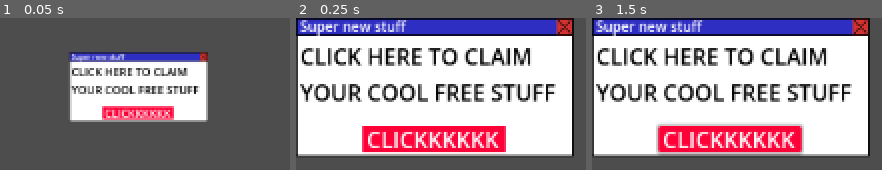
Above: before the commit, frames 1-3 (left to right).
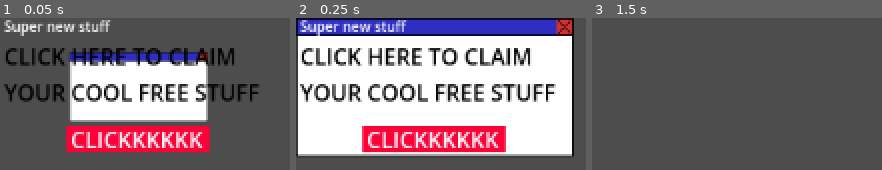
Above: after the commit, the same moments.

Repository: probakilla/SupeSoja
Game: Godot game, scene res://scenes/popup/popup_1.tscn
Same seed, same stepped clock (60 frames per second), same inputs: the game is played once before the commit and once after it. This scene is started directly instead of the project's main scene.
Inputs (mouse positions are in pixels of both pictures, inside the frame that each line leads up to):
- Up to frame 1 (0.05 s): no input
- Up to frame 2 (0.25 s): no input
- Up to frame 3 (1.5 s): click (731, 139) at 0.5 s; click (731, 139) at 1.27 s

The runs differ from the first frame. In frame 1, 24% of the frame differs, in the area x 1-89%, y 1-89%; in frame 2, nothing differs; in frame 3, 84%, in the area x 0-96%, y 0-91%.

Commit message:
ADding screen shake

Diff:
--- /dev/null
+++ b/scenes/popup/camera.tscn
@@ -0,0 +1,54 @@
+[gd_scene load_steps=5 format=3 uid="uid://dqheh86xe4g68"]
+
+[ext_resource type="PackedScene" uid="uid://cmhi4hcjvd5o6" path="res://scenes/popup/popup_screen.tscn" id="1_u5kg4"]
+
+[sub_resource type="Animation" id="Animation_diie0"]
+length = 0.001
+tracks/0/type = "value"
+tracks/0/imported = false
+tracks/0/enabled = true
+tracks/0/path = NodePath("CameraAnimation/Camera2D:position")
+tracks/0/interp = 1
+tracks/0/loop_wrap = true
+tracks/0/keys = {
+"times": PackedFloat32Array(0),
+"transitions": PackedFloat32Array(1),
+"update": 0,
+"values": [Vector2(576, 323)]
+}
+
+[sub_resource type="Animation" id="Animation_u5kg4"]
+resource_name = "screen_shake"
+length = 0.5
+tracks/0/type = "value"
+tracks/0/imported = false
+tracks/0/enabled = true
+tracks/0/path = NodePath("CameraAnimation/Camera2D:position")
+tracks/0/interp = 1
+tracks/0/loop_wrap = true
+tracks/0/keys = {
+"times": PackedFloat32Array(0, 0.1, 0.2, 0.3, 0.4, 0.5),
+"transitions": PackedFloat32Array(1, 1, 1, 1, 1, 1),
+"update": 0,
+"values": [Vector2(576, 323), Vector2(595, 312), Vector2(557, 347), Vector2(588, 333), Vector2(591, 309), Vector2(576, 323)]
+}
+
+[sub_resource type="AnimationLibrary" id="AnimationLibrary_qqjab"]
+_data = {
+&"RESET": SubResource("Animation_diie0"),
+&"screen_shake": SubResource("Animation_u5kg4")
+}
+
+[node name="Camera" type="Node2D"]
+position = Vector2(576, 323)
+
+[node name="CameraAnimation" type="AnimationPlayer" parent="."]
+libraries = {
+&"": SubResource("AnimationLibrary_qqjab")
+}
+speed_scale = 4.0
+
+[node name="Camera2D" type="Camera2D" parent="CameraAnimation"]
+position = Vector2(576, 323)
+
+[node name="PopupScreen" parent="." instance=ExtResource("1_u5kg4")]
--- a/scenes/popup/popup_1.tscn
+++ b/scenes/popup/popup_1.tscn
@@ -1,7 +1,9 @@
-[gd_scene load_steps=6 format=3 uid="uid://chwvegeuayqnf"]
+[gd_scene load_steps=10 format=3 uid="uid://chwvegeuayqnf"]
 
 [ext_resource type="Script" uid="uid://b0h3pklmjhwy2" path="res://scripts/popup/popup.gd" id="1_2eskn"]
 [ext_resource type="Texture2D" uid="uid://7f6rhv7qek66" path="res://assets/images/popup/popup_template.png" id="2_cv86x"]
+[ext_resource type="Script" uid="uid://7r7c5lthtg6k" path="res://scripts/popup/close_btn.gd" id="3_lva56"]
+[ext_resource type="Script" uid="uid://ojcd3hlkjd3c" path="res://scripts/popup/accept_btn.gd" id="4_7cpf1"]
 
 [sub_resource type="Animation" id="Animation_cv86x"]
 resource_name = "pop"
@@ -9,7 +11,7 @@
 tracks/0/type = "value"
 tracks/0/imported = false
 tracks/0/enabled = true
-tracks/0/path = NodePath("AnimationPlayer/PopupTemplate:scale")
+tracks/0/path = NodePath("AnimationPlayer/Area2D/PopupTemplate:scale")
 tracks/0/interp = 1
 tracks/0/loop_wrap = true
 tracks/0/keys = {
@@ -24,7 +26,7 @@
 tracks/0/type = "value"
 tracks/0/imported = false
 tracks/0/enabled = true
-tracks/0/path = NodePath("AnimationPlayer/PopupTemplate:scale")
+tracks/0/path = NodePath("AnimationPlayer/Area2D/PopupTemplate:scale")
 tracks/0/interp = 1
 tracks/0/loop_wrap = true
 tracks/0/keys = {
@@ -40,6 +42,11 @@
 &"pop": SubResource("Animation_cv86x")
 }
 
+[sub_resource type="Theme" id="Theme_7cpf1"]
+
+[sub_resource type="RectangleShape2D" id="RectangleShape2D_7cpf1"]
+size = Vector2(198.5, 99)
+
 [node name="Popup1" type="Node2D"]
 script = ExtResource("1_2eskn")
 
@@ -49,42 +56,65 @@
 }
 autoplay = "pop"
 
-[node name="PopupTemplate" type="Sprite2D" parent="AnimationPlayer"]
+[node name="Area2D" type="Area2D" parent="AnimationPlayer"]
+
+[node name="Button" type="Button" parent="AnimationPlayer/Area2D"]
+modulate = Color(1, 1, 1, 0)
+self_modulate = Color(1, 1, 1, 0)
+offset_right = 8.0
+offset_bottom = 8.0
+scale = Vector2(24.883957, 12.358651)
+theme = SubResource("Theme_7cpf1")
+theme_override_colors/font_color = Color(0.88, 0.88, 0.88, 0)
+theme_override_colors/font_focus_color = Color(0.95, 0.95, 0.95, 0)
+theme_override_colors/font_pressed_color = Color(1, 1, 1, 0)
+theme_override_colors/font_hover_color = Color(0.95, 0.95, 0.95, 0)
+theme_override_colors/font_hover_pressed_color = Color(1, 1, 1, 0)
+theme_override_colors/font_disabled_color = Color(0.88, 0.88, 0.88, 0)
+theme_override_colors/font_outline_color = Color(0, 0, 0, 0)
+theme_override_colors/icon_normal_color = Color(1, 1, 1, 0)
+theme_override_colors/icon_focus_color = Color(1, 1, 1, 0)
+theme_override_colors/icon_pressed_color = Color(1, 1, 1, 0)
+theme_override_colors/icon_hover_color = Color(1, 1, 1, 0)
+theme_override_colors/icon_hover_pressed_color = Color(1, 1, 1, 0)
+theme_override_colors/icon_disabled_color = Color(1, 1, 1, 0)
+
+[node name="PopupTemplate" type="Sprite2D" parent="AnimationPlayer/Area2D"]
 position = Vector2(100, 50)
 texture = ExtResource("2_cv86x")
 
-[node name="CloseBtn" type="Button" parent="AnimationPlayer/PopupTemplate"]
-offset_left = 87.0
-offset_top = -50.0
-offset_right = 100.0
-offset_bottom = -37.0
+[node name="CloseBtn" type="Button" parent="AnimationPlayer/Area2D"]
+offset_left = 187.0
+offset_right = 200.0
+offset_bottom = 13.0
 flat = true
+script = ExtResource("3_lva56")
 
-[node name="Label" type="Label" parent="AnimationPlayer/PopupTemplate"]
-offset_left = -97.0
-offset_top = -51.0
-offset_right = 91.0
-offset_bottom = -28.0
+[node name="Label" type="Label" parent="AnimationPlayer/Area2D"]
+offset_left = 3.0
+offset_top = -1.0
+offset_right = 191.0
+offset_bottom = 22.0
 theme_override_font_sizes/font_size = 10
 text = "Super new stuff"
 
-[node name="Label2" type="Label" parent="AnimationPlayer/PopupTemplate"]
-offset_left = -97.0
-offset_top = -34.0
-offset_right = 97.0
-offset_bottom = 18.0
+[node name="Label2" type="Label" parent="AnimationPlayer/Area2D"]
+offset_left = 3.0
+offset_top = 16.0
+offset_right = 197.0
+offset_bottom = 68.0
 theme_override_colors/font_color = Color(0, 0, 0, 1)
 text = "CLICK HERE TO CLAIM
 YOUR COOL FREE STUFF"
 
-[node name="ColorRect" type="ColorRect" parent="AnimationPlayer/PopupTemplate"]
-offset_left = -52.0
-offset_top = 28.0
-offset_right = 51.0
-offset_bottom = 47.0
+[node name="ColorRect" type="ColorRect" parent="AnimationPlayer/Area2D"]
+offset_left = 48.0
+offset_top = 78.0
+offset_right = 151.0
+offset_bottom = 97.0
 color = Color(0.99338144, 0, 0.21701092, 1)
 
-[node name="Label" type="Label" parent="AnimationPlayer/PopupTemplate/ColorRect"]
+[node name="Label" type="Label" parent="AnimationPlayer/Area2D/ColorRect"]
 layout_mode = 0
 offset_left = 3.0
 offset_top = -2.0
@@ -92,9 +122,14 @@
 offset_bottom = 21.0
 text = "CLICKKKKKK"
 
-[node name="AcceptBtn" type="Button" parent="AnimationPlayer/PopupTemplate"]
-offset_left = -52.0
-offset_top = 28.0
-offset_right = 51.0
-offset_bottom = 47.0
+[node name="AcceptBtn" type="Button" parent="AnimationPlayer/Area2D"]
+offset_left = 48.0
+offset_top = 78.0
+offset_right = 151.0
+offset_bottom = 97.0
 flat = true
+script = ExtResource("4_7cpf1")
+
+[node name="CollisionShape2D" type="CollisionShape2D" parent="AnimationPlayer/Area2D"]
+position = Vector2(99.75, 49.5)
+shape = SubResource("RectangleShape2D_7cpf1")
--- a/scenes/popup/popup_screen.tscn
+++ b/scenes/popup/popup_screen.tscn
@@ -1,12 +1,52 @@
-[gd_scene load_steps=3 format=3 uid="uid://cmhi4hcjvd5o6"]
+[gd_scene load_steps=5 format=3 uid="uid://cmhi4hcjvd5o6"]
 
 [ext_resource type="Script" uid="uid://ddl4l1xk6fla4" path="res://scripts/popup/popup_screen.gd" id="1_8w862"]
-[ext_resource type="Texture2D" uid="uid://bat1jkfy182m4" path="res://assets/images/popup/browser_screen_tmp.png" id="1_gl3ya"]
+
+[sub_resource type="Animation" id="Animation_gl3ya"]
+resource_name = "shake"
+loop_mode = 1
+tracks/0/type = "value"
+tracks/0/imported = false
+tracks/0/enabled = true
+tracks/0/path = NodePath("AnimationPlayer/PopupArea:position")
+tracks/0/interp = 1
+tracks/0/loop_wrap = true
+tracks/0/keys = {
+"times": PackedFloat32Array(0, 0.099999994, 0.2, 0.3, 0.4, 0.5, 0.6, 0.7, 0.8, 0.9, 1),
+"transitions": PackedFloat32Array(1, 1, 1, 1, 1, 1, 1, 1, 1, 1, 1),
+"update": 0,
+"values": [Vector2(0, 0), Vector2(-62, 12), Vector2(74, -15), Vector2(-64, 18), Vector2(75, -19), Vector2(-44, 18), Vector2(59, -28), Vector2(-54, 10), Vector2(56, -19), Vector2(-62, 27), Vector2(0, 0)]
+}
+
+[sub_resource type="Animation" id="Animation_d136f"]
+length = 0.001
+tracks/0/type = "value"
+tracks/0/imported = false
+tracks/0/enabled = true
+tracks/0/path = NodePath("AnimationPlayer/PopupArea:position")
+tracks/0/interp = 1
+tracks/0/loop_wrap = true
+tracks/0/keys = {
+"times": PackedFloat32Array(0),
+"transitions": PackedFloat32Array(1),
+"update": 0,
+"values": [Vector2(0, 0)]
+}
+
+[sub_resource type="AnimationLibrary" id="AnimationLibrary_8w862"]
+_data = {
+&"RESET": SubResource("Animation_d136f"),
+&"shake": SubResource("Animation_gl3ya")
+}
 
 [node name="PopupScreen" type="Node2D"]
 script = ExtResource("1_8w862")
 
-[node name="BrowserScreenTmp" type="Sprite2D" parent="."]
-position = Vector2(576.25, 324.99997)
-scale = Vector2(0.59963477, 0.61290324)
-texture = ExtResource("1_gl3ya")
+[node name="AnimationPlayer" type="AnimationPlayer" parent="."]
+libraries = {
+&"": SubResource("AnimationLibrary_8w862")
+}
+autoplay = "shake"
+speed_scale = 4.0
+
+[node name="PopupArea" type="Node2D" parent="AnimationPlayer"]
--- /dev/null
+++ b/scripts/popup/accept_btn.gd
@@ -0,0 +1,6 @@
+extends Button
+
+signal popup_btn_accept
+
+func _pressed() -> void:
+	popup_btn_accept.emit()
--- /dev/null
+++ b/scripts/popup/close_btn.gd
@@ -0,0 +1,6 @@
+extends Button
+
+signal popup_btn_close
+
+func _pressed() -> void:
+	popup_btn_close.emit()
--- a/scripts/popup/popup.gd
+++ b/scripts/popup/popup.gd
@@ -1,15 +1,19 @@
 extends Node2D
 
-signal popup_btn_close
-signal popup_btn_accept
+signal popup_accept
+signal popup_close
 
-@onready var close_btn = $AnimationPlayer/PopupTemplate/CloseBtn
-@onready var accept_btn = $AnimationPlayer/PopupTemplate/AcceptBtn
+@onready var close_btn = $AnimationPlayer/Area2D/CloseBtn
+@onready var accept_btn = $AnimationPlayer/Area2D/AcceptBtn
 
 func _on_close() -> void:
-	emit_signal("popup_btn_close")
+	popup_close.emit()
+	queue_free()
+
+func _on_accept() -> void:
+	popup_accept.emit()
 	queue_free()
 
 func _ready() -> void:
-	close_btn.connect("pressed", _on_close)
-	accept_btn.connect("pressed", func() : emit_signal("popup_btn_accept"))
+	close_btn.popup_btn_close.connect(_on_close)
+	accept_btn.popup_btn_accept.connect(_on_accept)
--- a/scripts/popup/popup_screen.gd
+++ b/scripts/popup/popup_screen.gd
@@ -1,20 +1,24 @@
 extends Node2D
 
-@onready var screen = $BrowserScreenTmp
+@onready var area = $AnimationPlayer/PopupArea
+@onready var anim = $"../CameraAnimation"
+
 var popup_1 = preload("res://scenes/popup/popup_1.tscn")
 var nb_popup = 0
+var nb_closed_popup = 0
 var elapsed_time = 0
-var zebi = 0
+
+var finished = false
 
 const FREQ_SEC: float = 1
-const MAX_POPUP: int = 100
-const CHAISPAS: int = 3
+var max_popup: int = 20
+const NB_POP_WHEN_ERROR: int = 3
 
-func _rand_pos(popup_size: Vector2) -> Vector2:
+func _rand_pos() -> Vector2:
 	randomize()
 
-	var max_x = screen.position.x * 1.5
-	var max_y = screen.position.y * 1.5
+	var max_x = 850
+	var max_y = 550
 	var x = randf_range(100, max_x)
 	var y = randf_range(50, max_y)
 
@@ -22,25 +26,37 @@
 
 
 func _wrong_choice() -> void:
-	for i in range(CHAISPAS):
+	anim.play("screen_shake")
+	for i in range(NB_POP_WHEN_ERROR):
 		_create_popup()
+	max_popup += NB_POP_WHEN_ERROR - 1
+
+
+func _close_popup() -> void:
+	nb_popup -= 1
+	nb_closed_popup += 1
 
 func _create_popup() -> void:
 	var popup = popup_1.instantiate()
 	var sprite = popup.get_child(0).get_child(0)
-	var width = sprite.texture.get_size().x
-	var height = sprite.texture.get_size().y
-	sprite.position = _rand_pos(Vector2(width, height))
-	sprite.z_index = zebi
-	add_child(popup)
-	popup.connect("popup_btn_close", func() : nb_popup -= 1)
-	popup.connect("popup_btn_accept", _wrong_choice)
+	var pos = _rand_pos()
+	sprite.position = pos
+	area.add_child(popup)
+	popup.popup_close.connect(_close_popup)
+	popup.popup_accept.connect(_wrong_choice)
 
 
 func _process(delta: float) -> void:
 	elapsed_time += delta
 
-	if nb_popup < MAX_POPUP and elapsed_time >= FREQ_SEC:
+	if finished:
+		print("GG mec")
+		queue_free()
+
+	if nb_popup < max_popup and elapsed_time >= FREQ_SEC:
 		_create_popup()
 		elapsed_time = 0
 		nb_popup += 1
+
+	if nb_closed_popup == max_popup:
+		finished = true
Binary file added: assets/font/KiwiSoda.ttf
Not shown, added: assets/font/KiwiSoda.ttf.import
Binary file added: assets/images/background.png
Not shown, added: assets/images/background.png.import
Binary file added: assets/images/folder.png
Not shown, added: assets/images/folder.png.import
Binary file added: assets/images/mail.png
Not shown, added: assets/images/mail.png.import
Binary file added: assets/images/mail_999.png
Not shown, added: assets/images/mail_999.png.import
Binary file added: assets/images/placeholder_1200_800.png
Not shown, added: assets/images/placeholder_1200_800.png.import
(and 4 more such lines)
